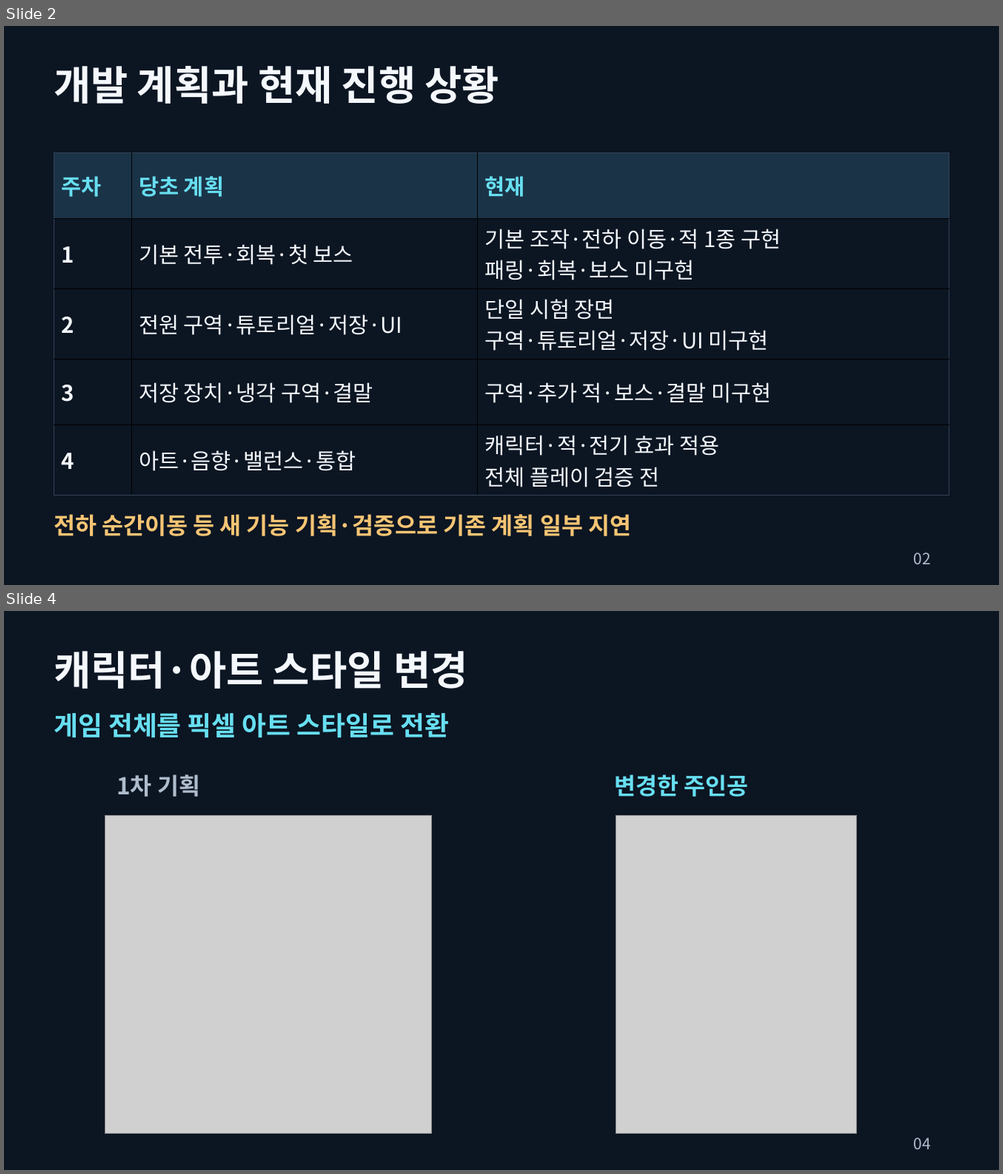
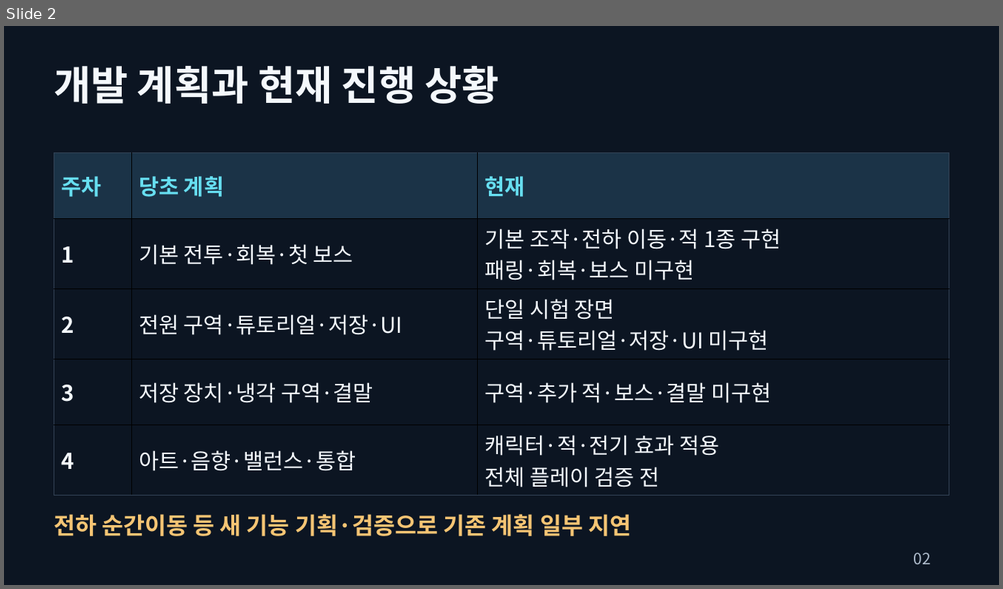
Before and after one commit to snooy-dev/circuit-warden, a slide deck: Circuit_Warden_Phase2_Presentation.pptx. Shown one above the other, each under a label of ours: slides 2 and 4 before the commit, slide 2 after it; the slides between them are not shown. The pictures are 1003x1174 and 1003x589 pixels, drawn with LibreOffice and Linux fonts; fonts in the diff are those of the drawing; grey boxes stand for pictures. Boxes give left, top, right and bottom in pixels: in the first picture for what was removed or moved away, otherwise in the second. Text is boxed around its words. In the diff, an @@ line names an element or a change of style, - is before the commit and + after.

Commit message:
docs(presentation): 아트 변경을 한 문장으로 축약하고 대본 분리
사용자 요청에 따라 비교 페이지와 이미지를 삭제해 4장으로 정리했다. 프리텐다드와 확대된 글자를 유지하고 슬라이드 노트의 대본을 제거했다.

최종 4장 시각 확인과 구조·배치·폰트 검사를 통과했다. 노트에 출처만 남은 것과 삽입 영상 해시를 확인했다. PowerPoint 실제 재생은 미검사다.

```diff
--- a/Circuit_Warden_Phase2_Presentation.pptx
+++ b/Circuit_Warden_Phase2_Presentation.pptx
@@ slide 4 removed at bbox=[4, 611, 999, 1170], background #0C1522 @@
@@ text removed at bbox=[54, 651, 467, 689] @@
-캐릭터·아트 스타일 변경
@@ text removed at bbox=[54, 713, 449, 738] @@
-게임 전체를 픽셀 아트 스타일로 전환
@@ text removed at bbox=[116, 775, 200, 797] @@
-1차 기획
@@ text removed at bbox=[614, 775, 748, 797] @@
-변경한 주인공
@@ picture removed at bbox=[105, 815, 432, 1134] @@
@@ picture removed at bbox=[616, 815, 856, 1134] @@
@@ text removed at bbox=[913, 1138, 930, 1150] @@
-04
```
Also in this commit, not shown: 2 slides changed, 1 other file.
